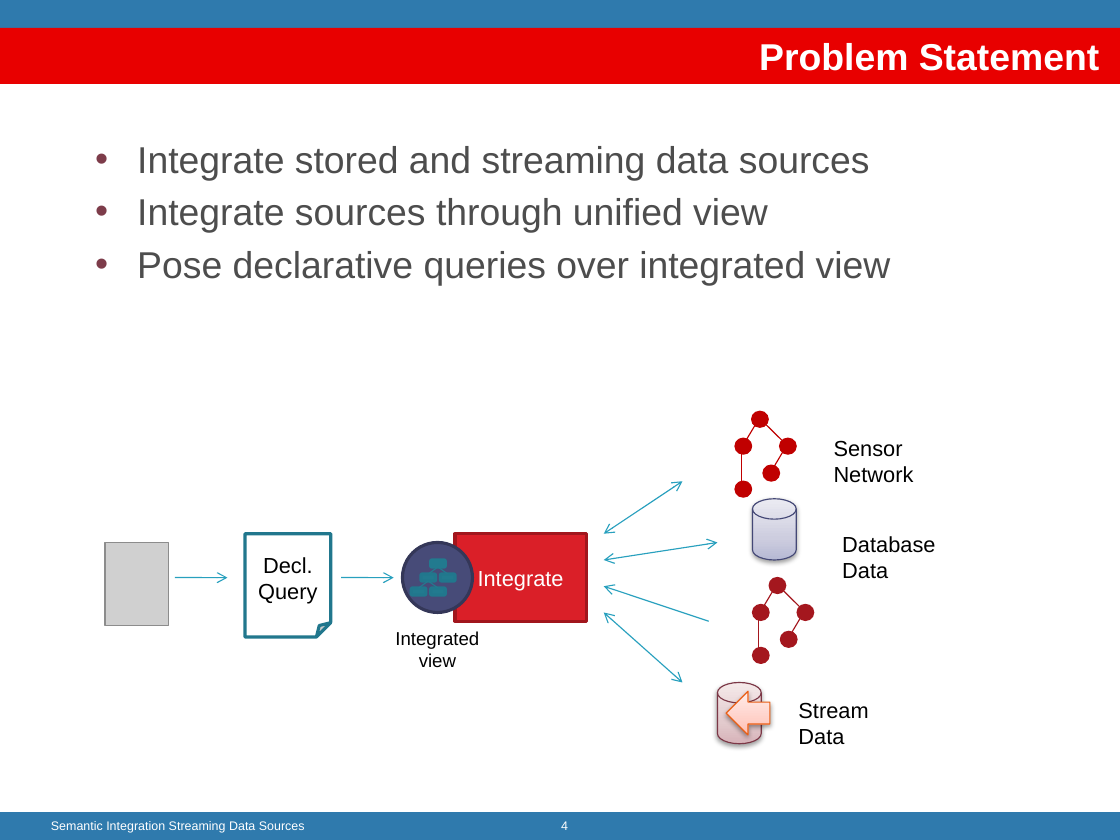
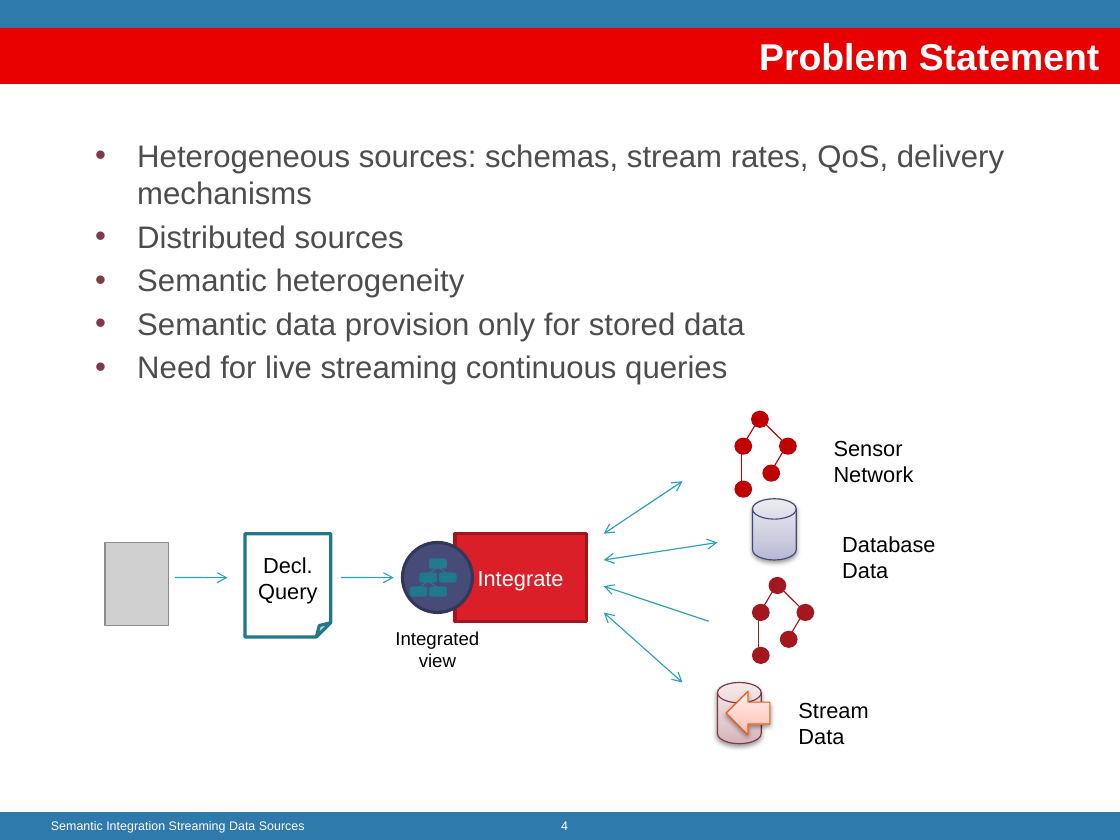
Before and after one commit to jpcik/morph-streams, a slide deck: slide 4 of doc/dis/EnablingStreamingIntegration_FIS2010/Enabling Semantic Integration (FIS2010).pptx. Drawn at 1120x840 pixels with LibreOffice and Linux fonts; fonts in the diff are those of the drawing; grey boxes stand for pictures; background and template pictures are left out. Boxes give left, top, right and bottom in pixels: in the first picture for what was removed or moved away, otherwise in the second. Text is boxed around its words. In the diff, an @@ line names an element or a change of style, - is before the commit and + after.

```diff
--- a/doc/dis/EnablingStreamingIntegration_FIS2010/Enabling Semantic Integration (FIS2010).pptx
+++ b/doc/dis/EnablingStreamingIntegration_FIS2010/Enabling Semantic Integration (FIS2010).pptx
@@ text at [137,144,1004,385]: text changed; size 24 to 20 pt @@
-• Integrate stored and streaming data sources
-• Integrate sources through unified view
-• Pose declarative queries over integrated view
+• Heterogeneous sources: schemas, stream rates, QoS, delivery mechanisms
+• Distributed sources
+• Semantic heterogeneity
+• Semantic data provision only for stored data
+• Need for live streaming continuous queries
```
Also in this commit, not shown: 3 other slides changed.
